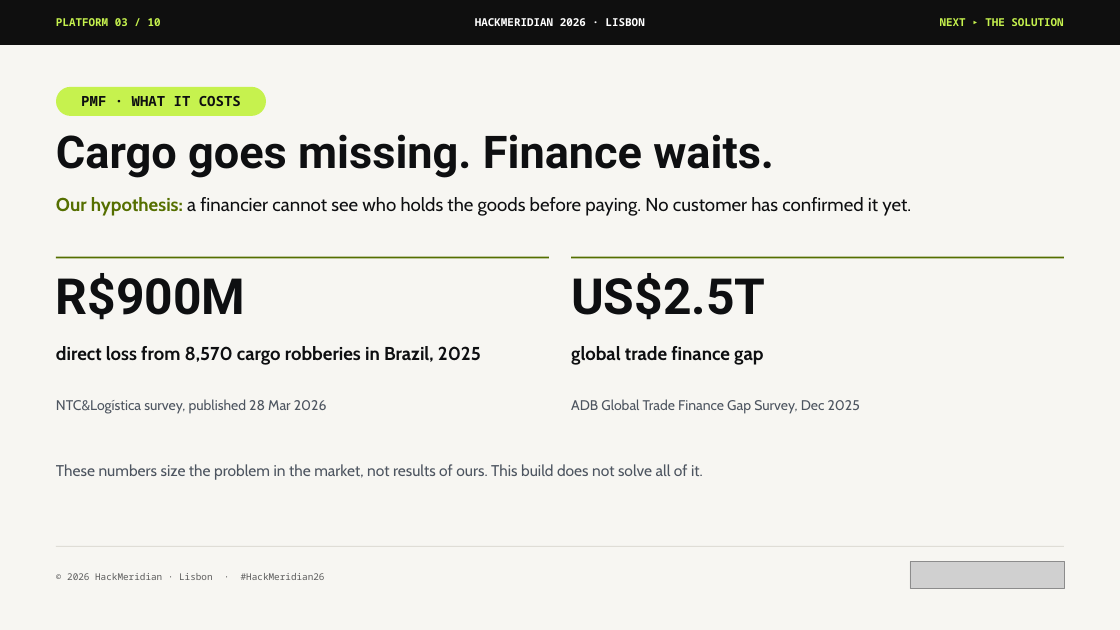
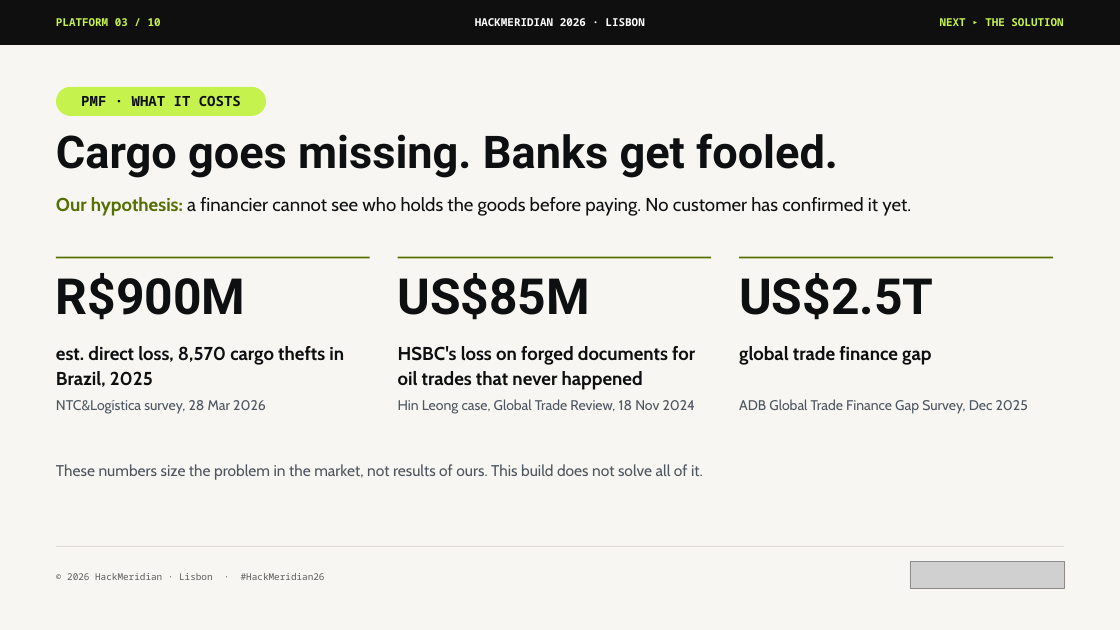
Before and after one commit to pwsaragossy/hackmeridian-cos, a slide deck: slide 3 of projects/hackmeridian-rail/deck/radox-custody-rail.pptx. Drawn at 1120x630 pixels with LibreOffice and Linux fonts; fonts in the diff are those of the drawing; grey boxes stand for pictures. Boxes give left, top, right and bottom in pixels: in the first picture for what was removed or moved away, otherwise in the second. Text is boxed around its words. In the diff, an @@ line names an element or a change of style, - is before the commit and + after.

```diff
--- a/projects/hackmeridian-rail/deck/radox-custody-rail.pptx
+++ b/projects/hackmeridian-rail/deck/radox-custody-rail.pptx
@@ text at (56, 133, 838, 178): text changed @@
-Cargo goes missing. Finance waits.
+Cargo goes missing. Banks get fooled.
@@ rectangle: place and size @@
-rectangle at (56, 256, 549, 258)
+rectangle at (56, 256, 370, 258)
@@ rectangle: place and size @@
-rectangle at (571, 256, 1064, 258)
+rectangle at (398, 256, 711, 258)
@@ text "US$2.5T": place and size @@
-text "US$2.5T" at (571, 273, 765, 320)
+text "US$2.5T" at (739, 273, 933, 320)
@@ rectangle added at (739, 256, 1053, 258), fill #556F00 @@
@@ text added at (398, 273, 590, 320), 64 pt, text #0E0F11, bold @@
+US$85M
@@ text at (56, 346, 344, 387): text changed @@
-direct loss from 8,570 cargo robberies in Brazil, 2025
+est. direct loss, 8,570 cargo thefts in Brazil, 2025
@@ text added at (398, 346, 695, 390), 24 pt, text #0E0F11, bold @@
+HSBC's loss on forged documents for oil trades that never happened
@@ text "global trade finance gap": place and size @@
-text "global trade finance gap" at (571, 346, 763, 365)
+text "global trade finance gap" at (739, 346, 931, 365)
@@ text at (56, 400, 266, 414): text changed @@
-NTC&Logística survey, published 28 Mar 2026
+NTC&Logística survey, 28 Mar 2026
@@ text added at (398, 399, 695, 414), 18 pt, text #4D5560 @@
+Hin Leong case, Global Trade Review, 18 Nov 2024
@@ text "ADB Global Trade Finance Gap ...": place and size @@
-text "ADB Global Trade Finance Gap ..." at (571, 399, 860, 414)
+text "ADB Global Trade Finance Gap ..." at (739, 399, 1028, 414)
```
Also in this commit, not shown: 1 other slide changed, 5 other files.
